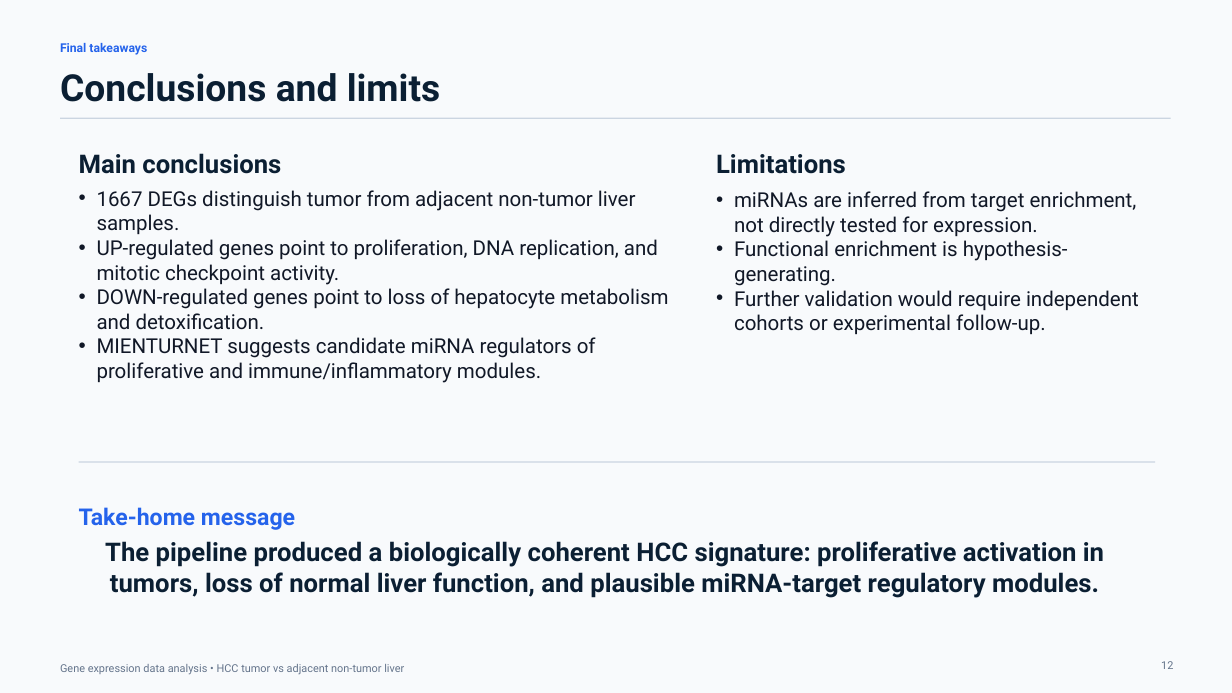
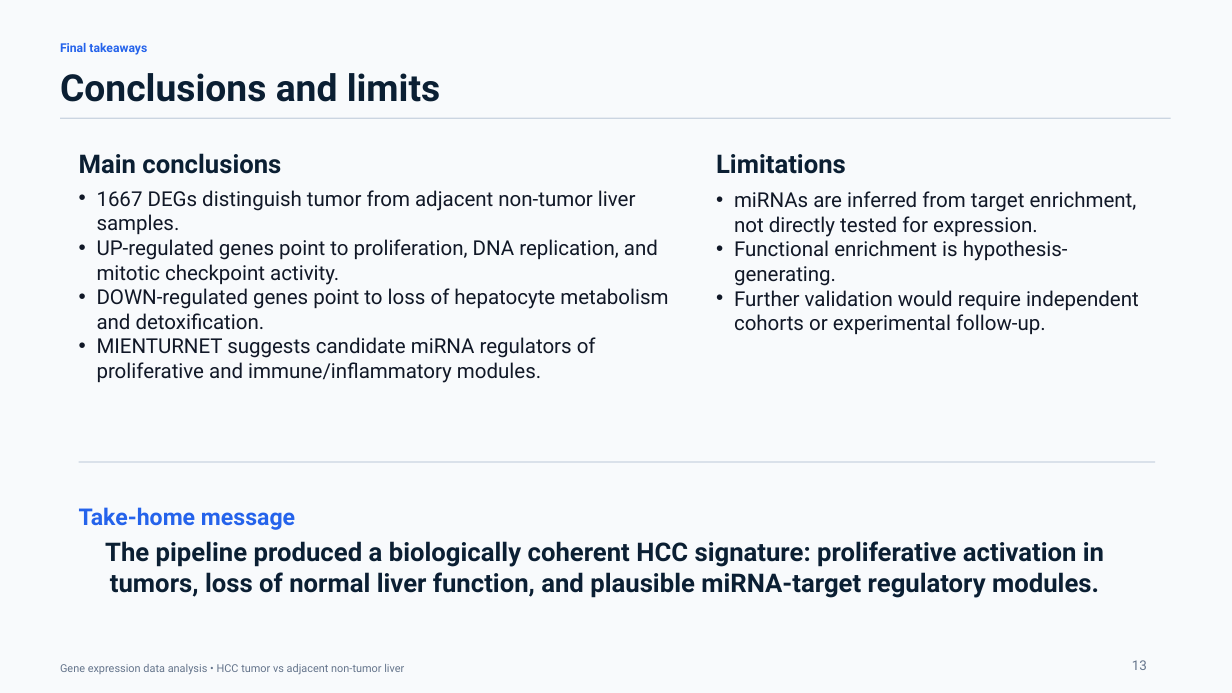
Before and after one commit to Saint-Jimmy-13/HCC_DEG_Analysis, a slide deck: slide 13 of report/HCC_gene_expression_presentation.pptx (slide 12 before the commit). Drawn at 1232x693 pixels with LibreOffice and Linux fonts; fonts in the diff are those of the drawing. Boxes give left, top, right and bottom in pixels: in the first picture for what was removed or moved away, otherwise in the second. Text is boxed around its words. In the diff, an @@ line names an element or a change of style, - is before the commit and + after.

```diff
--- a/report/HCC_gene_expression_presentation.pptx
+++ b/report/HCC_gene_expression_presentation.pptx
@@ text at (1132, 660, 1147, 670): text changed; size 8.5 to 10.5 pt @@
-12
+13
```
Also in this commit, not shown: 1 other slide changed, 1 slide added, 1 other file.
